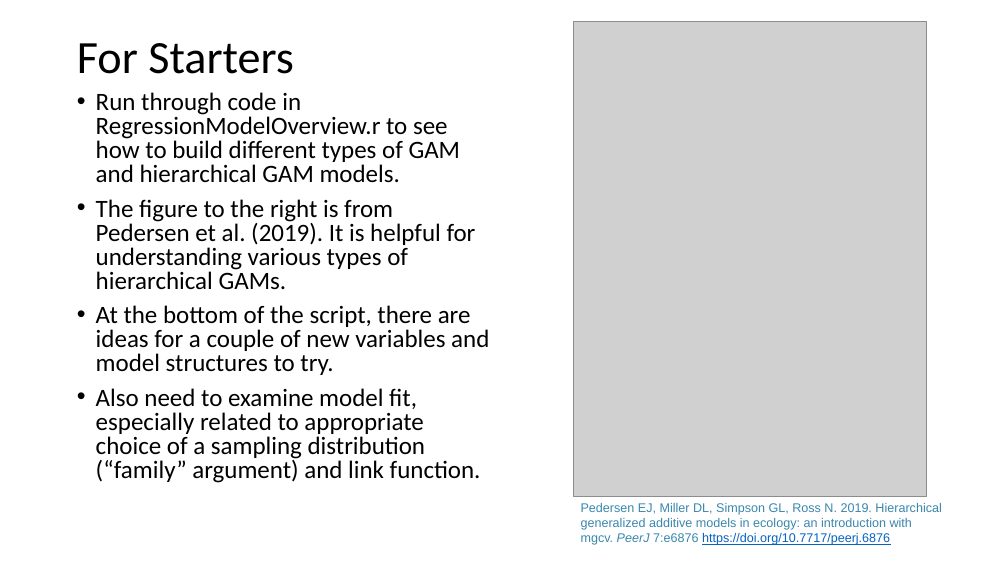
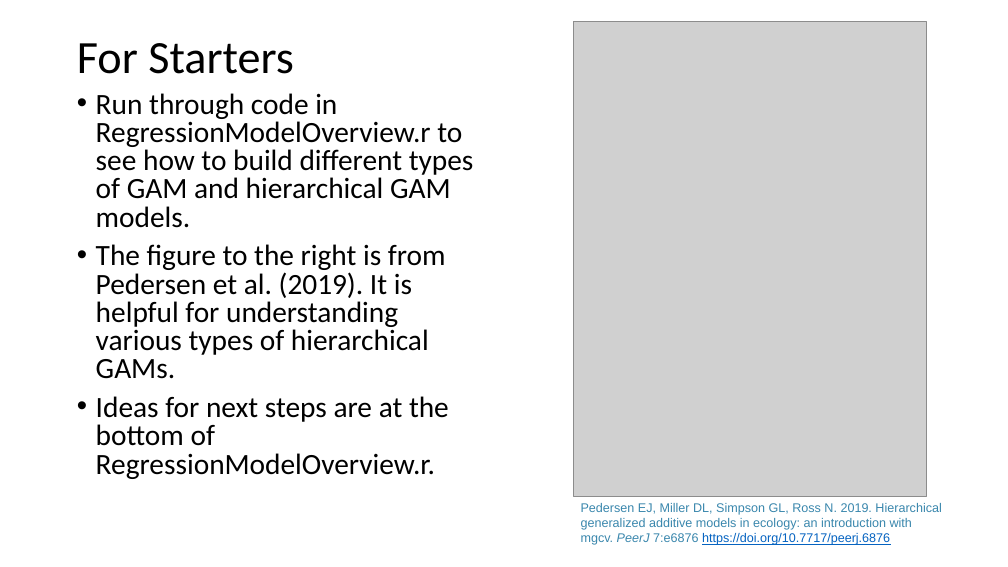
Before and after one commit to ELaBrecque-MMC/RegressionModelOverview, a slide deck: slide 14 of Notes/RegressionModelOverview.pptx. Drawn at 1008x567 pixels with LibreOffice and Linux fonts; fonts in the diff are those of the drawing; grey boxes stand for pictures. Boxes give left, top, right and bottom in pixels: in the first picture for what was removed or moved away, otherwise in the second. Text is boxed around its words. In the diff, an @@ line names an element or a change of style, - is before the commit and + after.

```diff
--- a/Notes/RegressionModelOverview.pptx
+++ b/Notes/RegressionModelOverview.pptx
@@ text at <box>96,93,474,379</box>: size 23.8 to 28 pt in "Run through code in RegressionModelOverview.r to see ...", "The figure to the right is from ..." @@
@@ text at <box>96,396,449,479</box>: text changed; size 23.8 to 28 pt @@
-• At the bottom of the script, there are ideas for a couple of new variables and model structures to try.
-• Also need to examine model fit, especially related to appropriate choice of a sampling distribution (“family” argument) and link function.
+• Ideas for next steps are at the bottom of RegressionModelOverview.r.
```
Also in this commit, not shown: 6 other slides changed, 1 other file.
